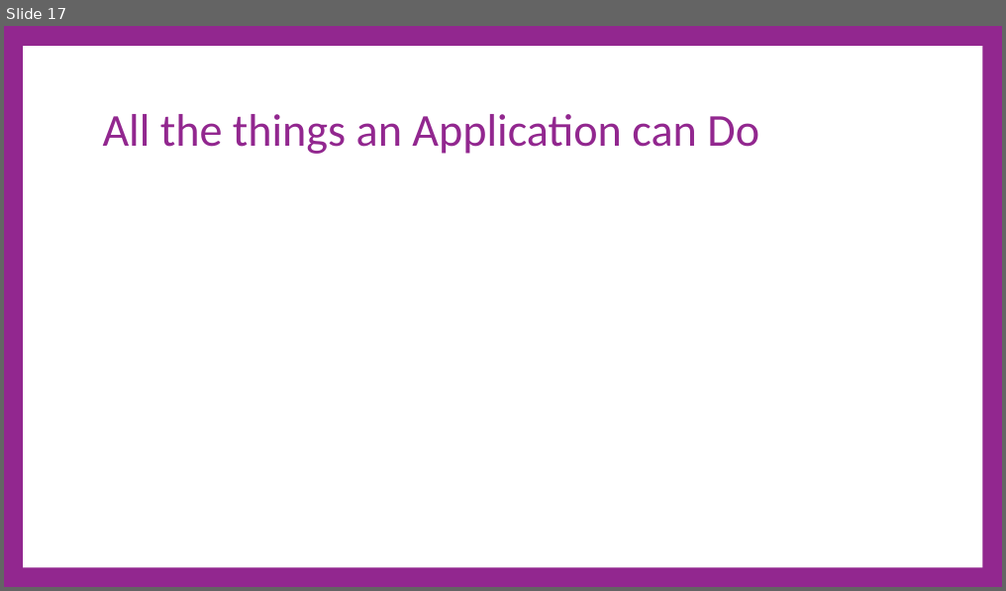
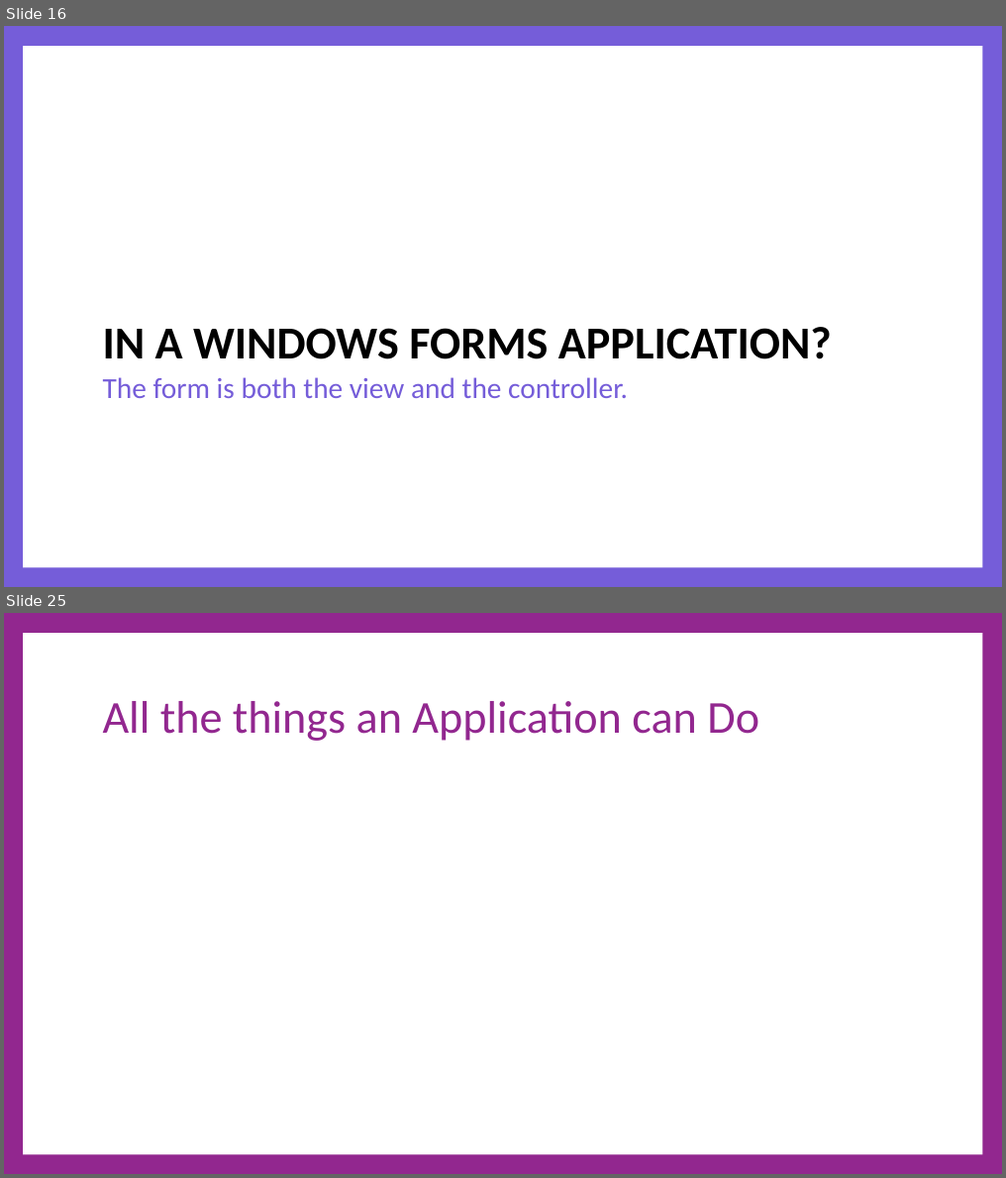
Before and after one commit to cdiggins/cs321, a slide deck: class-notes/cs321-winter-2023-lecture-17-architecture.pptx. Shown one above the other, each under a label of ours: slide 17 before the commit, slides 16 and 25 after it; the slides between them are not shown. The pictures are 1006x591 and 1006x1178 pixels, drawn with LibreOffice and Linux fonts; fonts in the diff are those of the drawing. Boxes give left, top, right and bottom in pixels: in the first picture for what was removed or moved away, otherwise in the second. Text is boxed around its words. In the diff, an @@ line names an element or a change of style, - is before the commit and + after.

```diff
--- a/class-notes/cs321-winter-2023-lecture-17-architecture.pptx
+++ b/class-notes/cs321-winter-2023-lecture-17-architecture.pptx
@@ slide 16 added at [4,26,1002,587], background #FFFFFF @@
@@ rectangle added at [4,26,1002,587], fill #755DD9 @@
@@ rectangle added at [23,46,982,568], fill #FFFFFF @@
@@ title added at [103,327,832,360], 66 pt, text #000000, bold @@
+IN A WINDOWS FORMS APPLICATION?
@@ text added at [103,377,628,398], 42 pt, text #755DD9 @@
+The form is both the view and the controller.
@@ what was slide 17 is now slide 25 @@
```
Also in this commit, not shown: 7 slides changed, 18 other slides added, 10 slides removed, 1 other file.
